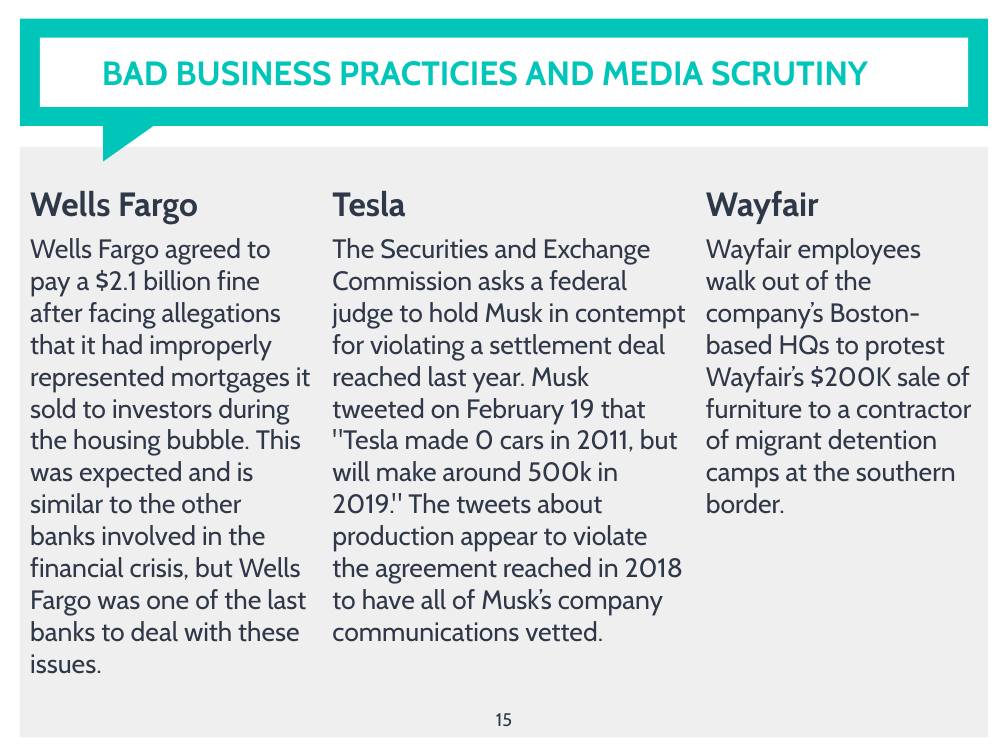
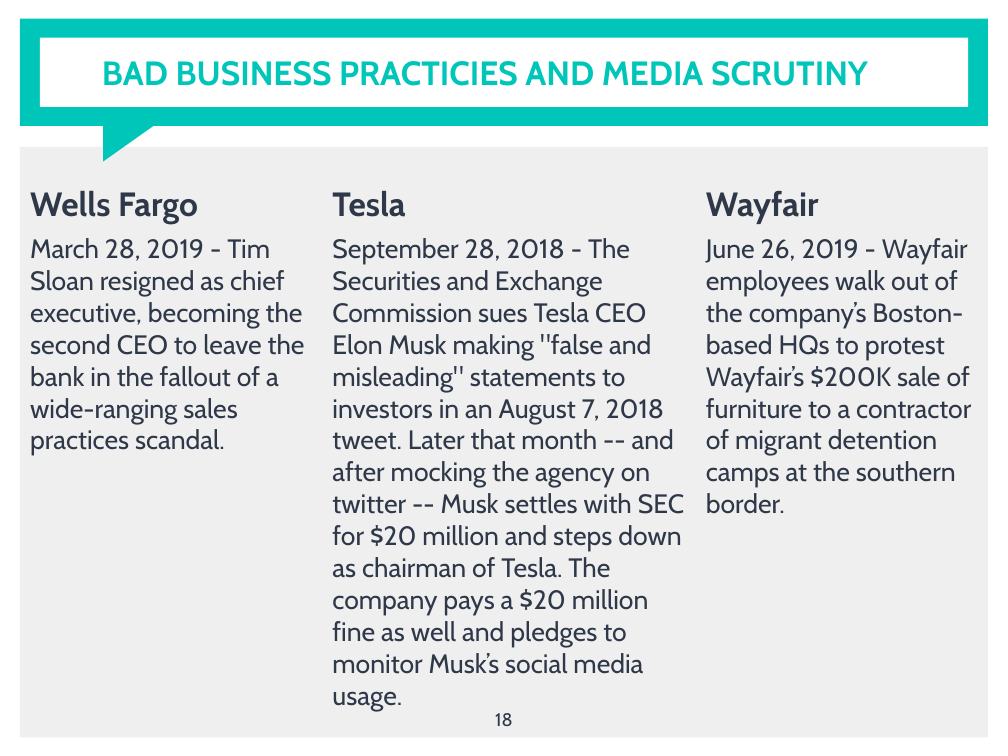
Before and after one commit to jsialcalde/news_project, a slide deck: slide 18 of News Project Presentation.pptx (slide 15 before the commit). Drawn at 1008x756 pixels with LibreOffice and Linux fonts; fonts in the diff are those of the drawing. Boxes give left, top, right and bottom in pixels: in the first picture for what was removed or moved away, otherwise in the second. Text is boxed around its words. In the diff, an @@ line names an element or a change of style, - is before the commit and + after.

Commit message:
Finished presentation

```diff
--- a/News Project Presentation.pptx
+++ b/News Project Presentation.pptx
@@ text at bbox=[30, 238, 305, 455]: text changed @@
-Wells Fargo agreed to pay a $2.1 billion fine after facing allegations that it had improperly represented mortgages it sold to investors during the housing bubble. This was expected and is similar to the other banks involved in the financial crisis, but Wells Fargo was one of the last banks to deal with these issues.
+March 28, 2019 - Tim Sloan resigned as chief executive, becoming the second CEO to leave the bank in the fallout of a wide-ranging sales practices scandal.
@@ text at bbox=[332, 238, 684, 674]: text changed @@
-The Securities and Exchange Commission asks a federal judge to hold Musk in contempt for violating a settlement deal reached last year. Musk tweeted on February 19 that "Tesla made 0 cars in 2011, but will make around 500k in 2019." The tweets about production appear to violate the agreement reached in 2018 to have all of Musk’s company communications vetted.
+September 28, 2018 - The Securities and Exchange Commission sues Tesla CEO Elon Musk making "false and misleading" statements to investors in an August 7, 2018 tweet. Later that month -- and after mocking the agency on twitter -- Musk settles with SEC for $20 million and steps down as chairman of Tesla. The company pays a $20 million fine as well and pledges to monitor Musk’s social media usage.
@@ text at bbox=[706, 238, 971, 514]: text changed @@
-Wayfair employees walk out of the company’s Boston-based HQs to protest Wayfair’s $200K sale of furniture to a contractor of migrant detention camps at the southern border.
+June 26, 2019 - Wayfair employees walk out of the company’s Boston-based HQs to protest Wayfair’s $200K sale of furniture to a contractor of migrant detention camps at the southern border.
@@ page number at bbox=[495, 713, 513, 726]: text changed @@
-15
+18
```
Also in this commit, not shown: 1 other slide changed, 7 slides added, 5 slides removed.
